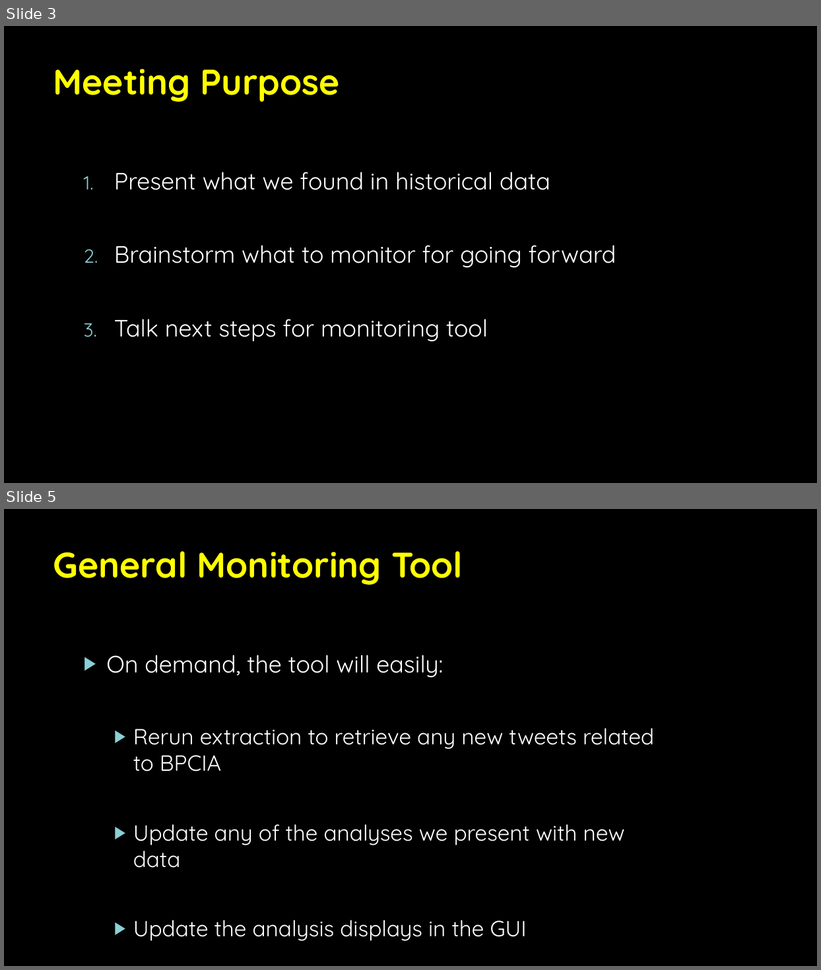
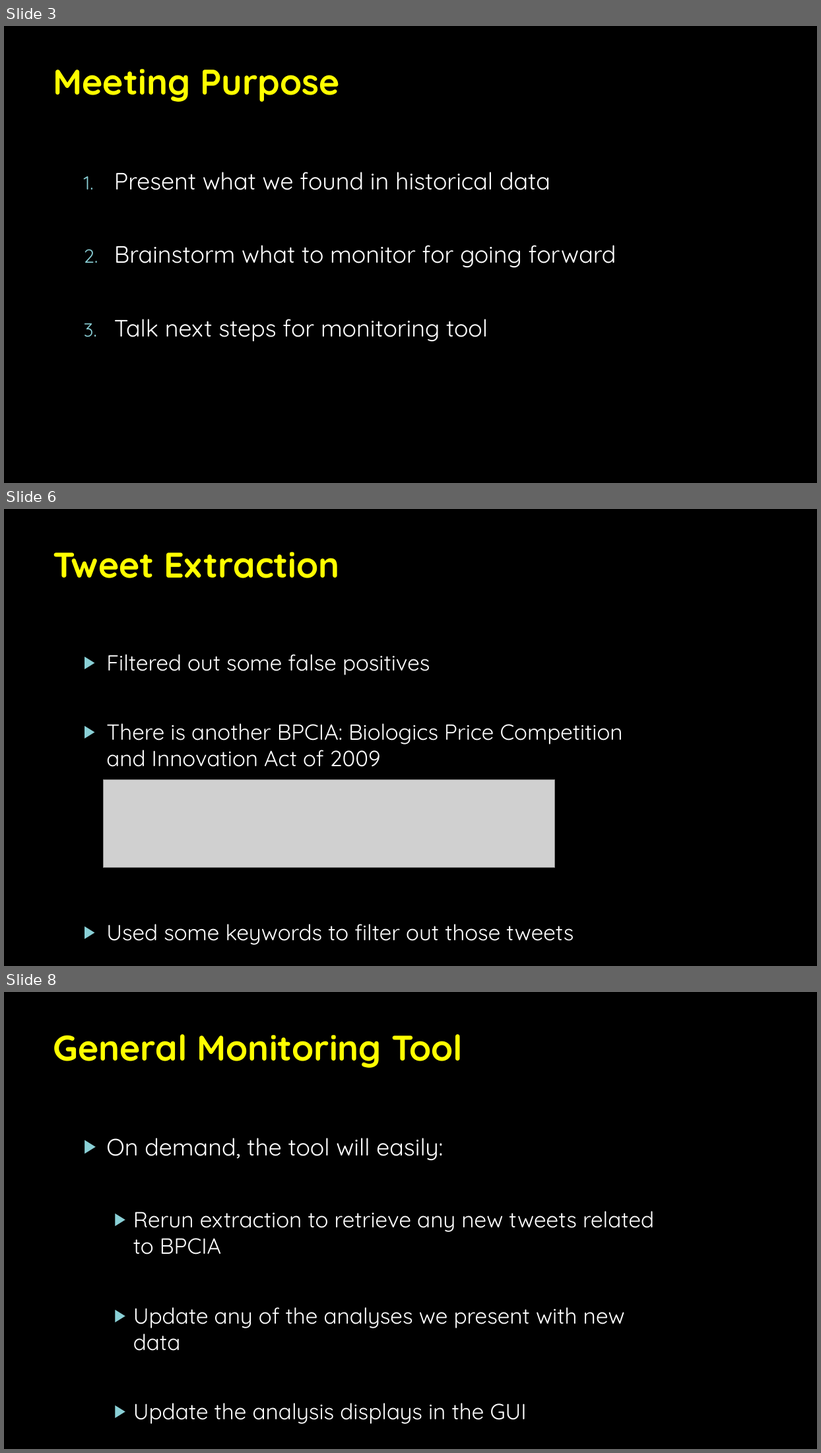
Before and after one commit to Luke-Patterson/BPCIA, a slide deck: BPCI Twitter Analysis Slides.pptx. Shown one above the other, each under a label of ours: slides 3 and 5 before the commit, slides 3, 6 and 8 after it; the slides between them are not shown. The pictures are 821x970 and 821x1453 pixels, drawn with LibreOffice and Linux fonts; fonts in the diff are those of the drawing; grey boxes stand for pictures; background and template pictures are left out. Boxes give left, top, right and bottom in pixels: in the first picture for what was removed or moved away, otherwise in the second. Text is boxed around its words. In the diff, an @@ line names an element or a change of style, - is before the commit and + after.

```diff
--- a/BPCI Twitter Analysis Slides.pptx
+++ b/BPCI Twitter Analysis Slides.pptx
@@ slide 6 added at <box>4,509,817,966</box>, background picture (left out) @@
@@ title added at <box>54,552,340,578</box>, 42 pt, text #FFFF00, bold @@
+Tweet Extraction
@@ text added at <box>106,654,623,945</box>, 25.9 pt, text #FFFFFF @@
+▶ Filtered out some false positives
+▶ There is another BPCIA: Biologics Price Competition and Innovation Act of 2009
+▶ Used some keywords to filter out those tweets
@@ picture added at <box>103,780,555,868</box> @@
@@ what was slide 5 is now slide 8 @@
```
Also in this commit, not shown: 2 slides changed, 10 other slides added, 40 other files.
